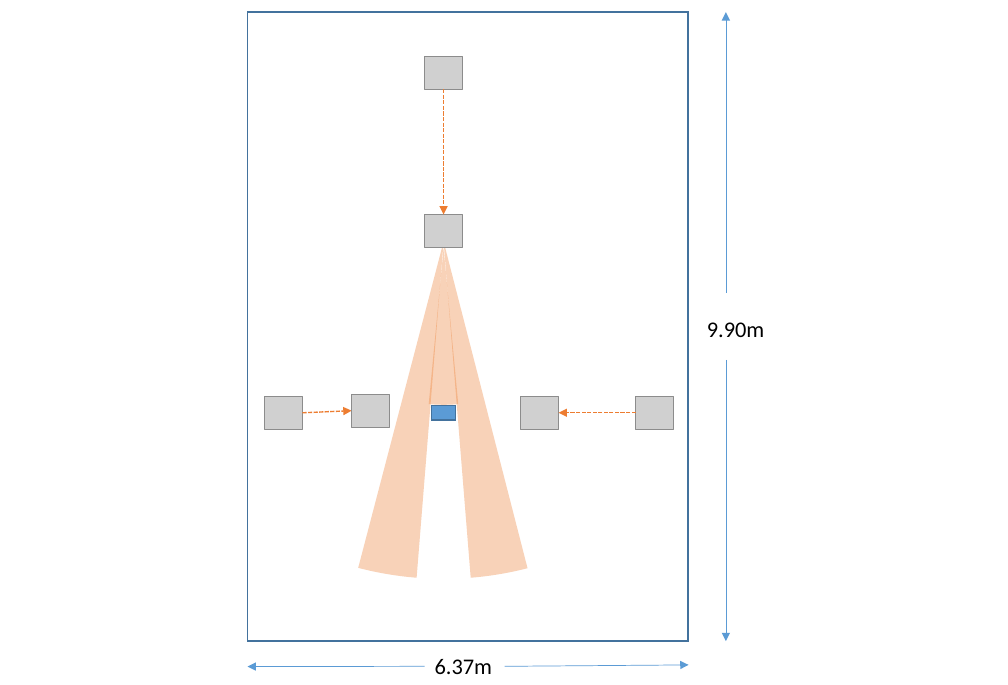
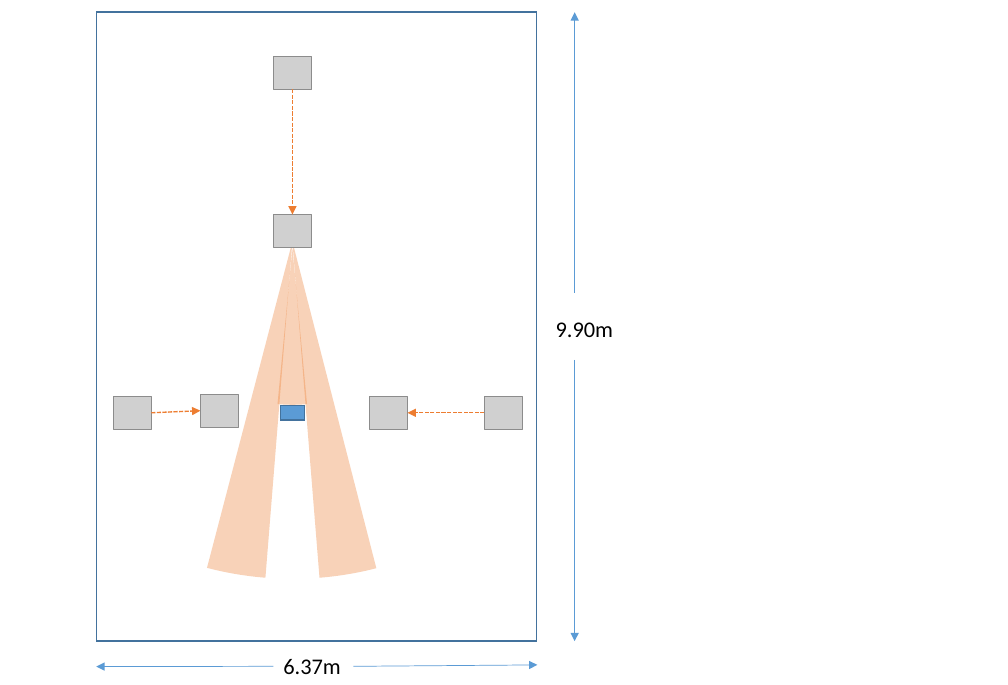
Before and after one commit to Jeffrey28/Multi_agent_search, a slide deck: slide 2 of Paper/IE/figures/exp_setup.pptx. Drawn at 1008x685 pixels with LibreOffice and Linux fonts; fonts in the diff are those of the drawing; grey boxes stand for pictures. Boxes give left, top, right and bottom in pixels: in the first picture for what was removed or moved away, otherwise in the second. Text is boxed around its words. In the diff, an @@ line names an element or a change of style, - is before the commit and + after.

```diff
--- a/Paper/IE/figures/exp_setup.pptx
+++ b/Paper/IE/figures/exp_setup.pptx
@@ 7 arrows, 6 pictures, 3 pie slice (boxed as its full ellipse)s, 2 texts, 2 rectangles: place and size @@
-7 arrows, 6 pictures, 3 pie slice (boxed as its full ellipse)s, 2 texts, 2 rectangles at <box>106,0,781,674</box>
+7 arrows, 6 pictures, 3 pie slice (boxed as its full ellipse)s, 2 texts, 2 rectangles at <box>0,0,630,674</box>
```
Also in this commit, not shown: 2 other slides changed, 2 slides added, 1 slide removed, 37 other files.
